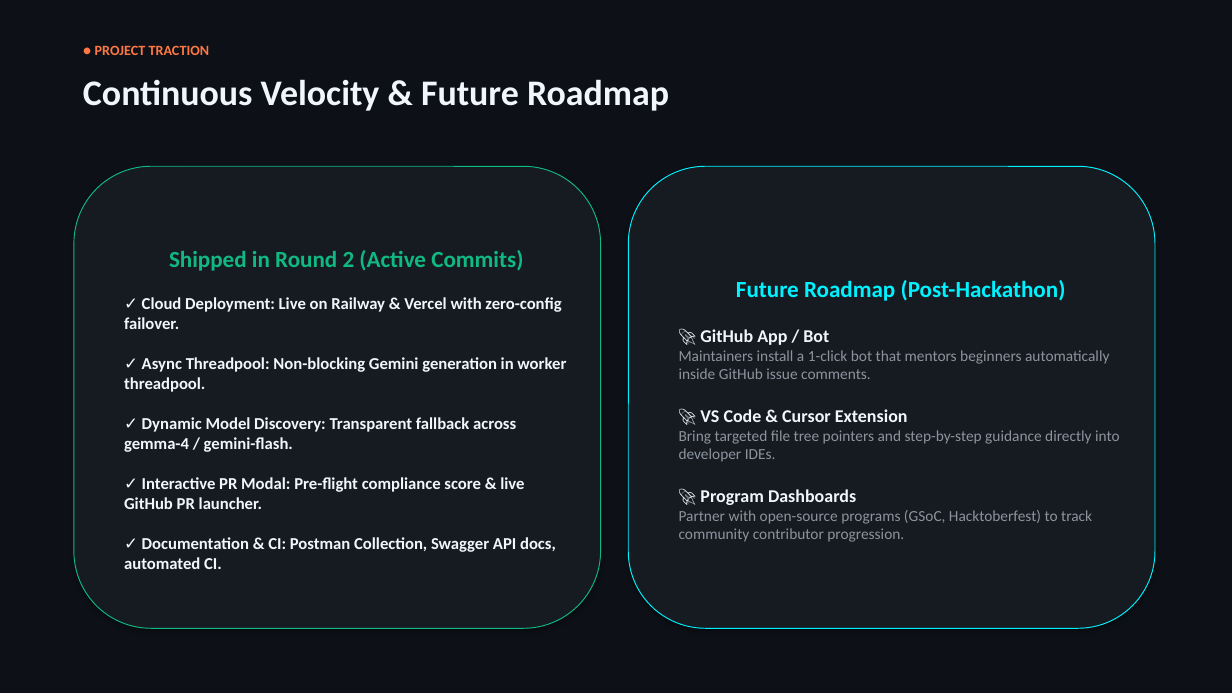
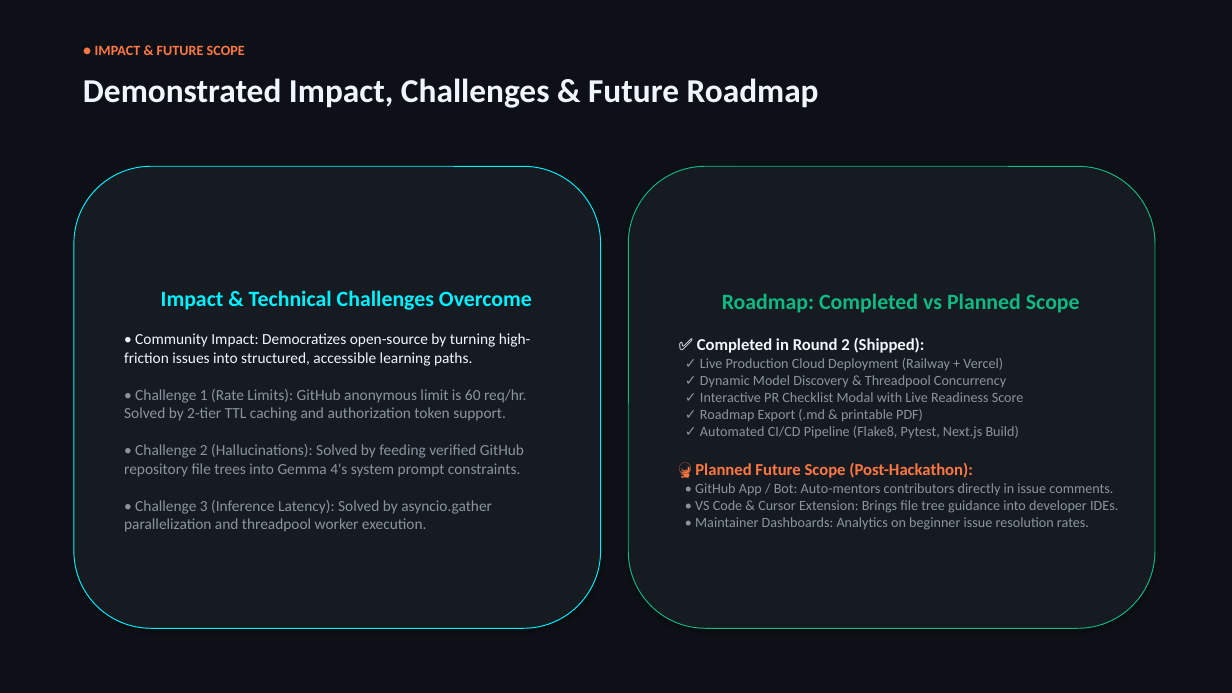
Before and after one commit to AsmitAnand/HacktoberFest-Team-GrandCoders, a slide deck: slide 7 of docs/Hacktoberfest_Copilot_Round2_Presentation.pptx. Drawn at 1232x693 pixels with LibreOffice and Linux fonts; fonts in the diff are those of the drawing. Boxes give left, top, right and bottom in pixels: in the first picture for what was removed or moved away, otherwise in the second. Text is boxed around its words. In the diff, an @@ line names an element or a change of style, - is before the commit and + after.

Commit message:
docs: finalize competition-grade 8-slide deck with architecture & workflows

```diff
--- a/docs/Hacktoberfest_Copilot_Round2_Presentation.pptx
+++ b/docs/Hacktoberfest_Copilot_Round2_Presentation.pptx
@@ text at (95, 45, 245, 55): text changed @@
-● PROJECT TRACTION
+● IMPACT & FUTURE SCOPE
@@ text at (83, 78, 819, 108): text changed; size 28 to 26 pt @@
-Continuous Velocity & Future Roadmap
+Demonstrated Impact, Challenges & Future Roadmap
@@ rounded rectangle "Impact & Technical Challenges Overcome" at (74, 166, 601, 628): outline #10B981 0.75 pt to #00F2FE 0.75 pt @@
@@ rounded rectangle "Roadmap: Completed vs Planned Scope" at (628, 166, 1155, 628): outline #00F2FE 0.75 pt to #10B981 0.75 pt @@
@@ text in rounded rectangle at (124, 290, 532, 532): text changed; size 13 to 12 pt; text colour #F0F6FC to #8B949E; bold off @@
-Shipped in Round 2 (Active Commits)
-✓ Cloud Deployment: Live on Railway & Vercel with zero-config failover.
-✓ Async Threadpool: Non-blocking Gemini generation in worker threadpool.
-✓ Dynamic Model Discovery: Transparent fallback across gemma-4 / gemini-flash.
-✓ Interactive PR Modal: Pre-flight compliance score & live GitHub PR launcher.
-✓ Documentation & CI: Postman Collection, Swagger API docs, automated CI.
+Impact & Technical Challenges Overcome
+• Community Impact: Democratizes open-source by turning high-friction issues into structured, accessible learning paths.
+• Challenge 1 (Rate Limits): GitHub anonymous limit is 60 req/hr. Solved by 2-tier TTL caching and authorization token support.
+• Challenge 2 (Hallucinations): Solved by feeding verified GitHub repository file trees into Gemma 4's system prompt constraints.
+• Challenge 3 (Inference Latency): Solved by asyncio.gather parallelization and threadpool worker execution.
@@ text in rounded rectangle at (695, 293, 1118, 530): text changed; size 12 to 11 pt @@
-Future Roadmap (Post-Hackathon)
-🚀 GitHub App / Bot
-Maintainers install a 1-click bot that mentors beginners automatically inside GitHub issue comments.
-🚀 VS Code & Cursor Extension
-Bring targeted file tree pointers and step-by-step guidance directly into developer IDEs.
-🚀 Program Dashboards
-Partner with open-source programs (GSoC, Hacktoberfest) to track community contributor progression.
+Roadmap: Completed vs Planned Scope
+✅ Completed in Round 2 (Shipped):
+✓ Live Production Cloud Deployment (Railway + Vercel)
+✓ Dynamic Model Discovery & Threadpool Concurrency
+✓ Interactive PR Checklist Modal with Live Readiness Score
+✓ Roadmap Export (.md & printable PDF)
+✓ Automated CI/CD Pipeline (Flake8, Pytest, Next.js Build)
+🔮 Planned Future Scope (Post-Hackathon):
+• GitHub App / Bot: Auto-mentors contributors directly in issue comments.
+• VS Code & Cursor Extension: Brings file tree guidance into developer IDEs.
+• Maintainer Dashboards: Analytics on beginner issue resolution rates.
```
Also in this commit, not shown: 6 other slides changed, 1 slide added, 1 slide removed.
